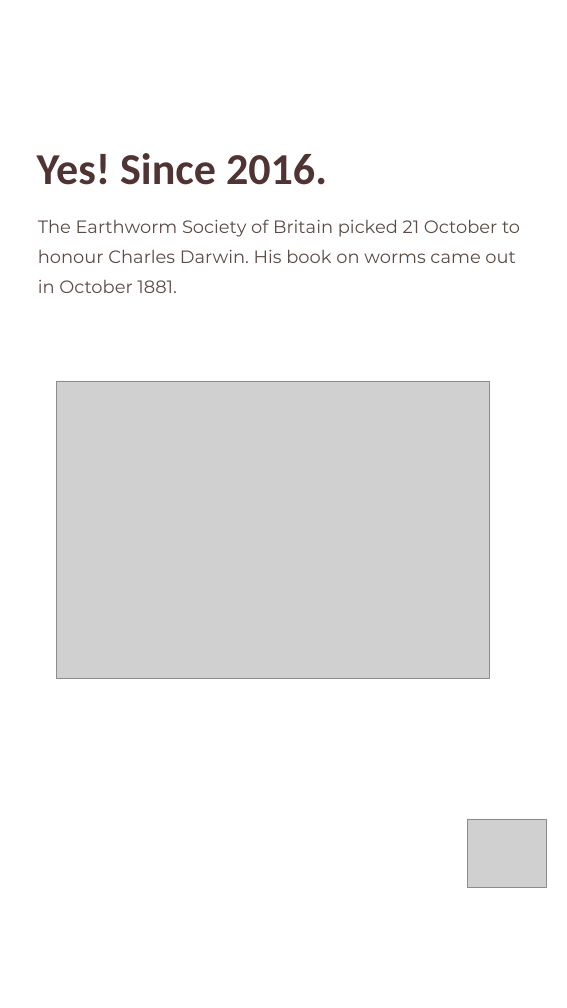
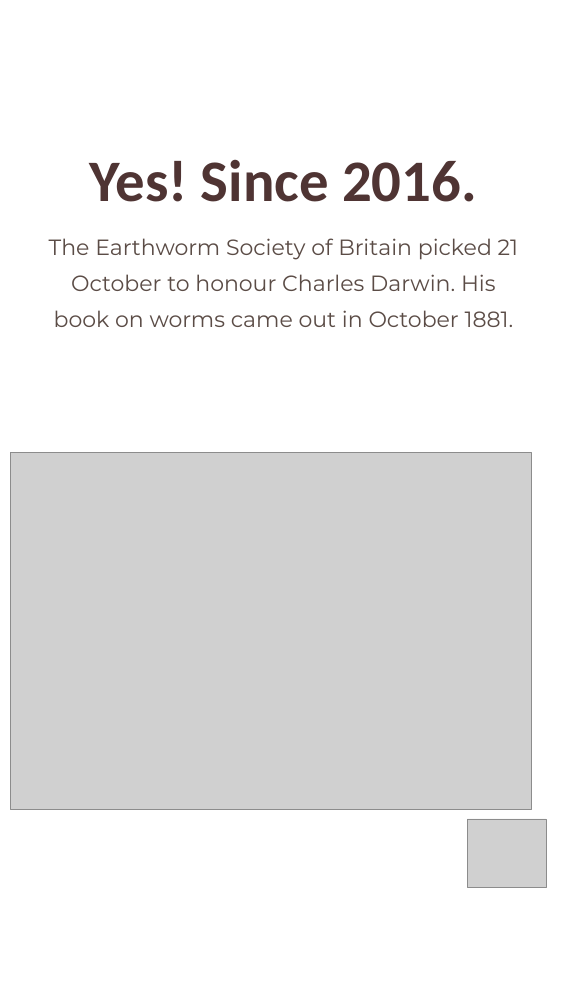
Before and after one commit to linneamoritznyc/final-SFWsite-Linnea, a slide deck: slide 2 of social/earthworm-day-2026-10-21/21-10-2026-wed-ig-story-earthworm.pptx. Drawn at 567x1008 pixels with LibreOffice and Linux fonts; fonts in the diff are those of the drawing; grey boxes stand for pictures. Boxes give left, top, right and bottom in pixels: in the first picture for what was removed or moved away, otherwise in the second. Text is boxed around its words. In the diff, an @@ line names an element or a change of style, - is before the commit and + after.

```diff
--- a/social/earthworm-day-2026-10-21/21-10-2026-wed-ig-story-earthworm.pptx
+++ b/social/earthworm-day-2026-10-21/21-10-2026-wed-ig-story-earthworm.pptx
@@ text "Yes! Since 2016.": place and size @@
-text "Yes! Since 2016." at [37, 153, 327, 185]
+text "Yes! Since 2016." at [90, 159, 477, 202]
@@ text "Yes! Since 2016." at [90, 159, 477, 202]: size 63 to 84 pt; alignment left to centre; line spacing 1.02 to 1.04 @@
@@ text at [49, 238, 518, 327]: text changed; size 25.5 to 31.5 pt @@
-The Earthworm Society of Britain picked 21 October to
-honour Charles Darwin. His book on worms came out
-in October 1881.
+The Earthworm Society of Britain picked 21
+October to honour Charles Darwin. His
+book on worms came out in October 1881.
@@ picture: place and size @@
-picture at [56, 381, 489, 678]
+picture at [11, 453, 531, 809]
```
Also in this commit, not shown: 4 other slides changed, 7 other files.
